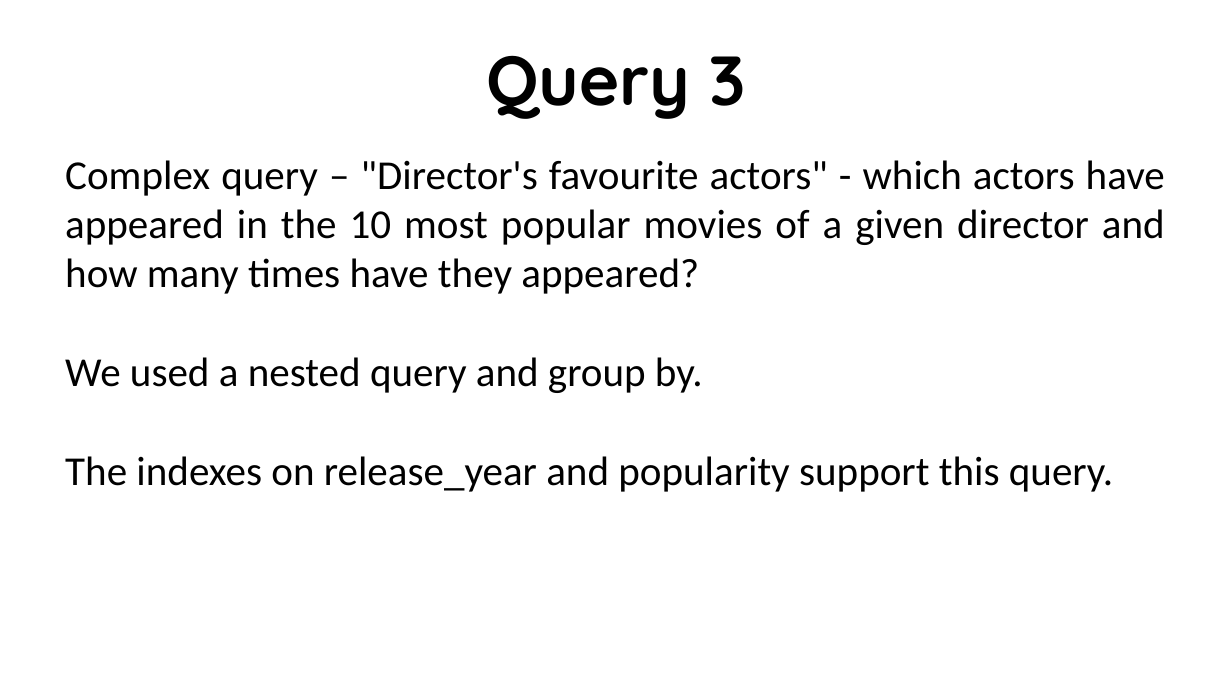
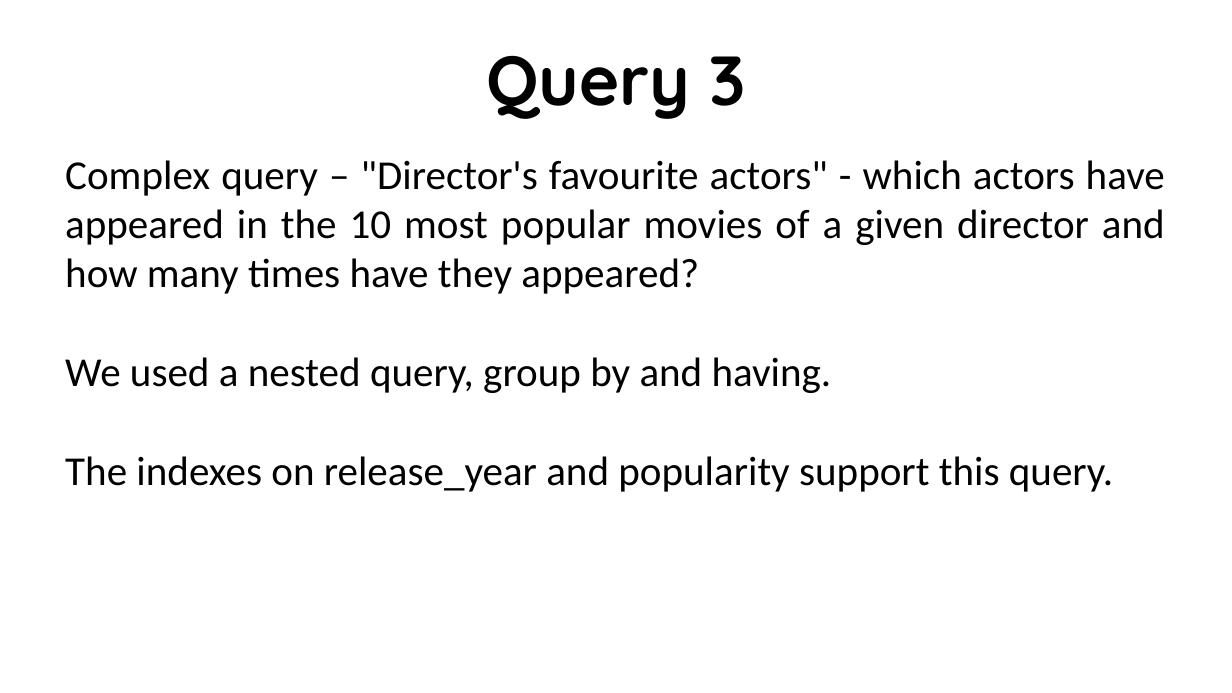
Before and after one commit to MichalBKM/DBMS_Project, a slide deck: slide 10 of documentation/system_docs.pptx. Drawn at 1232x693 pixels with LibreOffice and Linux fonts; fonts in the diff are those of the drawing. Boxes give left, top, right and bottom in pixels: in the first picture for what was removed or moved away, otherwise in the second. Text is boxed around its words. In the diff, an @@ line names an element or a change of style, - is before the commit and + after.

Commit message:
update query 3

```diff
--- a/documentation/system_docs.pptx
+++ b/documentation/system_docs.pptx
@@ text at bbox=[65, 357, 832, 393]: text changed @@
-We used a nested query and group by.
+We used a nested query, group by and having.
```
Also in this commit, not shown: 1 other slide changed.
